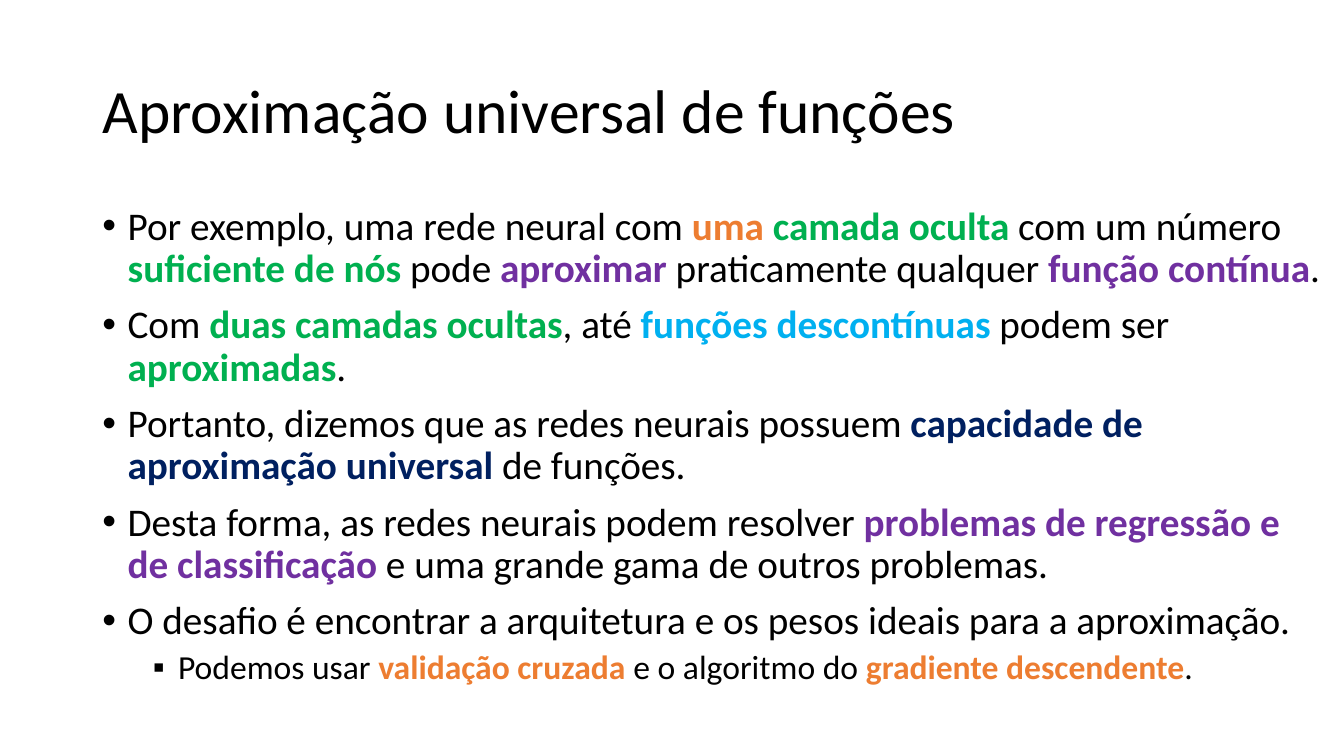
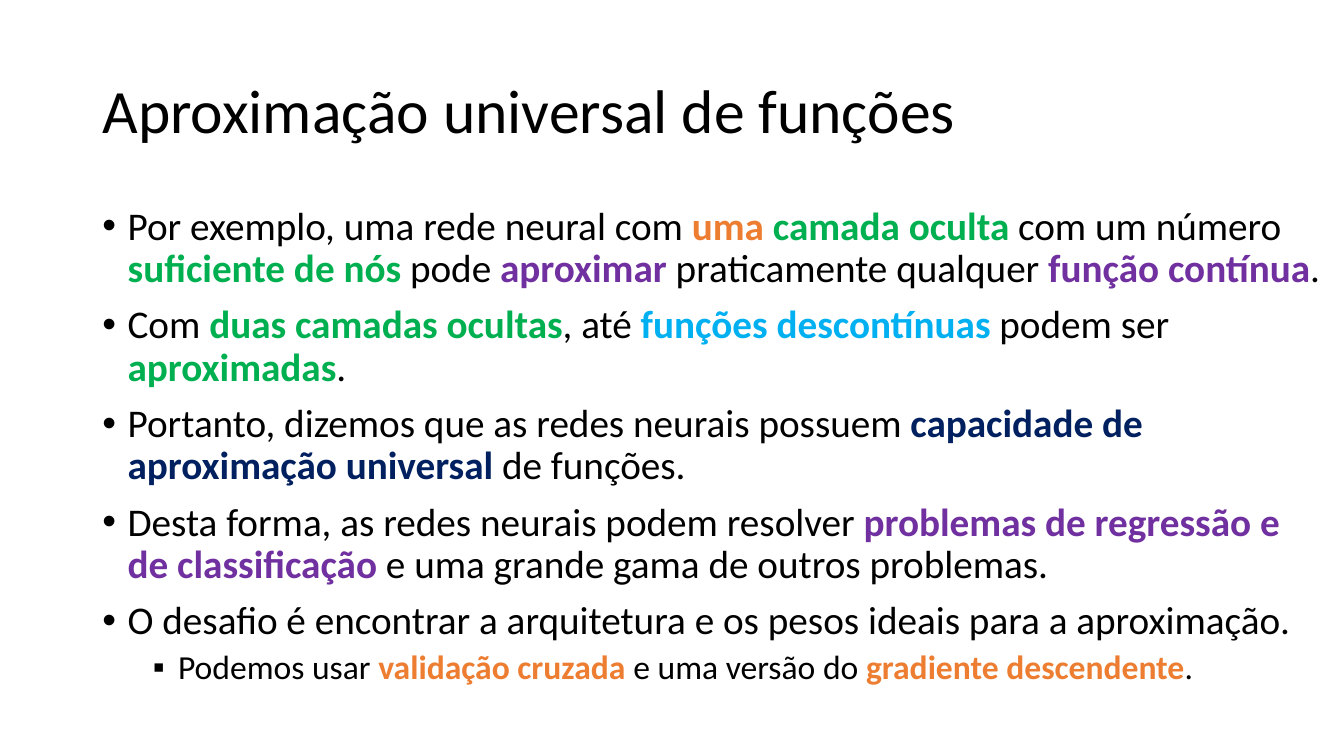
Before and after one commit to zz4fap/c24_inteligencia_artificial, a slide deck: slide 30 of slides/C24_MLP.pptx. Drawn at 1344x756 pixels with LibreOffice and Linux fonts; fonts in the diff are those of the drawing. Boxes give left, top, right and bottom in pixels: in the first picture for what was removed or moved away, otherwise in the second. Text is boxed around its words. In the diff, an @@ line names an element or a change of style, - is before the commit and + after.

```diff
--- a/slides/C24_MLP.pptx
+++ b/slides/C24_MLP.pptx
@@ text at (178, 655, 1193, 685): text changed @@
-  ▪ Podemos usar validação cruzada e o algoritmo do gradiente descendente.
+  ▪ Podemos usar validação cruzada e uma versão do gradiente descendente.
```
Also in this commit, not shown: 5 other slides changed.
